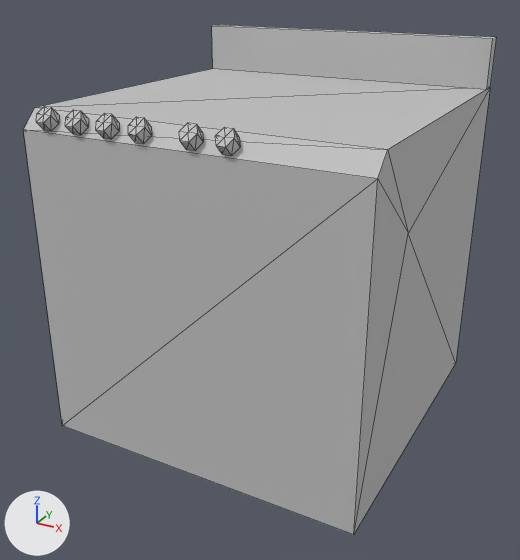
Renders of the OBJ model data/environment/manmade/furniture/oven.obj from each side of a commit.
Rendered twice from a camera (50 mm lens) standing at (1.97, -3.78, 1.71) and looking at (-0.02, -0.15, -0.1). Every picture has the same lights, and +X, +Y and +Z are marked at lower left. Mesh edges are drawn as thin lines. Where no turn or scale is listed for an object, it has been applied to the vertices. Vertices at the same position are counted once.

Names of what the first picture shows: 'oven'.
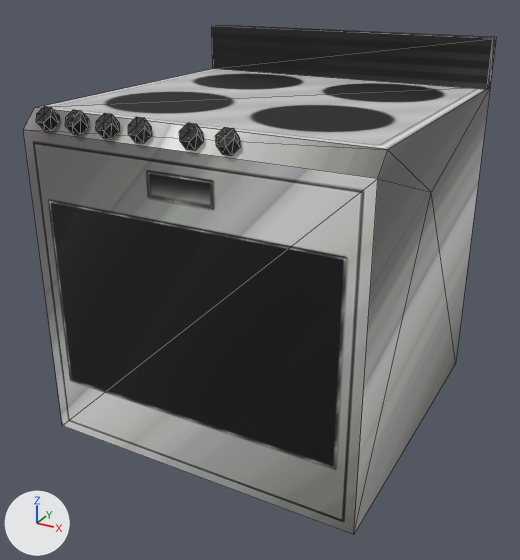
The change, as JSON lines over the scene's bpy script:
```json
{"op": "add", "block": "img_oven_png", "code": ["img_oven_png = load_image('oven.png', 'oven.png', 512, 512, 'sRGB')"]}
{"op": "add", "block": "mat_oven_oven_png_oven_png", "code": ["mat_oven_oven_png_oven_png = principled_material('oven_oven.png_oven.png')", "mat_oven_oven_png_oven_png.texture = img_oven_png", "mat_oven_oven_png_oven_png.roughness = 0.7"]}
{"block": "me_oven", "where": "# used by ob_oven; location = (0.0, 0.0, 0.0)"}
{"op": "remove", "block": "me_oven", "code": "me_oven.from_pydata(...)  # 96 vertices, 133 faces; spans x -1.0..1.0, y -1.04..1.0, z -1.0..1.3"}
{"op": "add", "block": "me_oven", "code": "me_oven.from_pydata(...)  # 96 vertices, 138 faces; spans x -1.0..1.0, y -1.04..1.0, z -1.0..1.3"}
{"block": "me_oven", "change": "me_oven part 1"}
{"block": "me_oven", "change": "5 faces are deleted"}
{"block": "me_oven", "change": "2 vertices move from x -1.0..1.0, y -0.5, z 0.5 to x -1.0..1.0, y -0.15..0.01, z 0.62..0.63"}
{"block": "me_oven", "change": "10 new faces join them"}
{"block": "me_oven", "change": "me_oven part 2: 108 kept faces spanning x -0.88..0.32, y -1.04..-0.92, z 0.91..1.03 get new texture (UV) coordinates"}
{"block": "me_oven", "change": "me_oven part 3: 128 faces spanning x -1.0..1.0, y -1.04..1.0, z -1.0..1.03 switch from mat_oven (light grey #c1c1c1) to mat_oven_oven_png_oven_png (picture img_oven_png)"}
```

Pixel boxes (x1, y1, x2, y2) of what changed, in the pictures (520 x 560 px):
```json
{"part": 1, "of": "me_oven", "change": "built on", "before": [212, 25, 497, 534], "after": [212, 25, 497, 534]}
{"part": 2, "of": "me_oven", "change": "surface changed", "before": [36, 106, 240, 156], "after": [36, 106, 240, 156]}
{"part": 3, "of": "me_oven", "change": "recoloured", "before": [23, 69, 487, 535], "after": [23, 69, 487, 535]}
```
